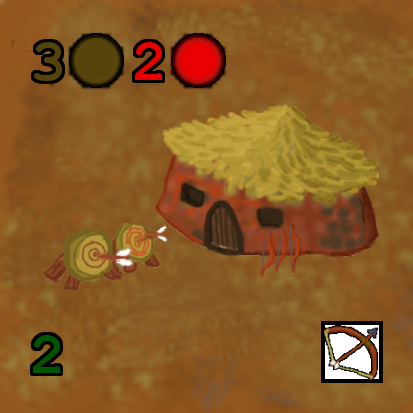
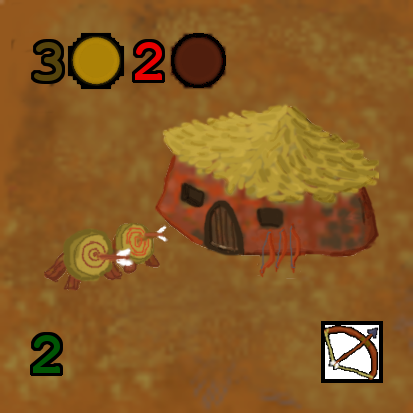
Revision of a layered 413×413 image; what changed, layer by layer:
renamed "Icono Oro.png" to "Icono Oro.png #1", moved it above "Icono Madera.png #1", painted on it over <box>68,33,124,89</box>
renamed "Icono Madera.png" to "Icono Madera.png #1", painted on it over <box>170,34,225,87</box>
